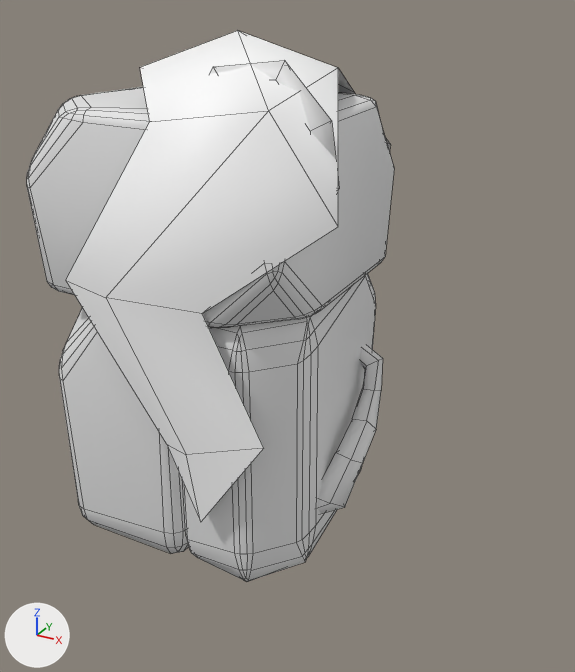
One commit to the Blender file assets/models/environment/gridmap_meshlib.blend: the scene before it, then after it.
Both versions are drawn from a 50 mm camera at (2.84, -4.17, 3.58) aimed at (0.54, 0.01, 1.49). The axes (+X, +Y, +Z) are drawn at lower left. The lights are the same throughout. Mesh edges are drawn as thin lines.

The first picture shows 'Column'.
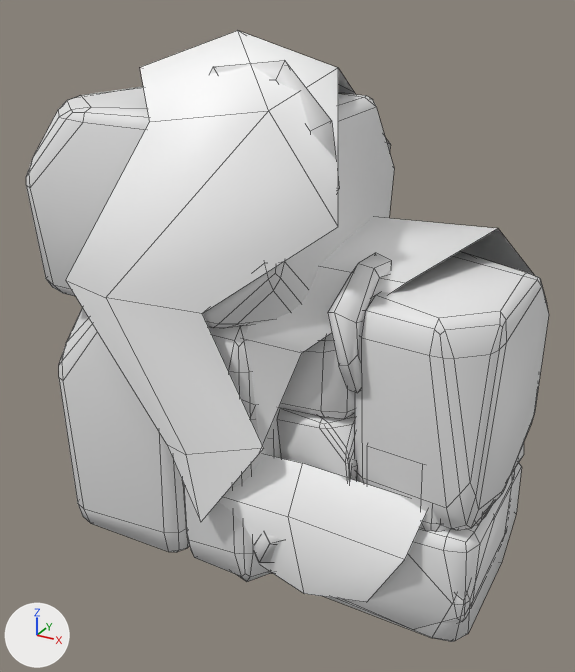
The edits, one by one:
Object 'Wall_Block_L' (ob_wall_block_l) has a BEVEL modifier named 'Bevel'.
On modifier 'Bevel' of object 'Wall_Block_L' (ob_wall_block_l), segments goes from 3 to 2.
Object 'Wall_Block_L' (ob_wall_block_l) is now shown.
Object 'Wall_Block_low' (ob_wall_block_low) has a BEVEL modifier named 'Bevel'.
On modifier 'Bevel' of object 'Wall_Block_low' (ob_wall_block_low), segments goes from 3 to 2.
Object 'Wall_Block_low' (ob_wall_block_low) is now shown.
Object 'Column' (ob_column) has a BEVEL modifier named 'Bevel'.
On modifier 'Bevel' of object 'Column' (ob_column), segments goes from 3 to 2.

Boxes (x1, y1, x2, y2) around the edits, measured in the pictures (575 x 672 px):
'Column', modifiers changed
    before: (27, 31, 394, 582)
    after: (26, 31, 394, 582)
'Wall_Block_L', shown
    after: (244, 217, 549, 630)
'Wall_Block_low', shown
    after: (183, 443, 524, 642)
